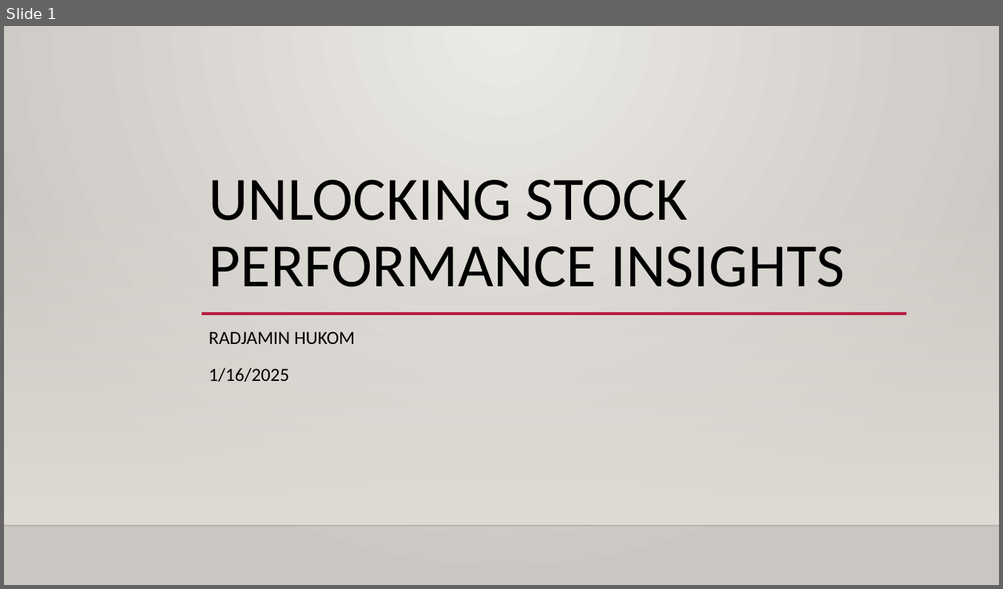
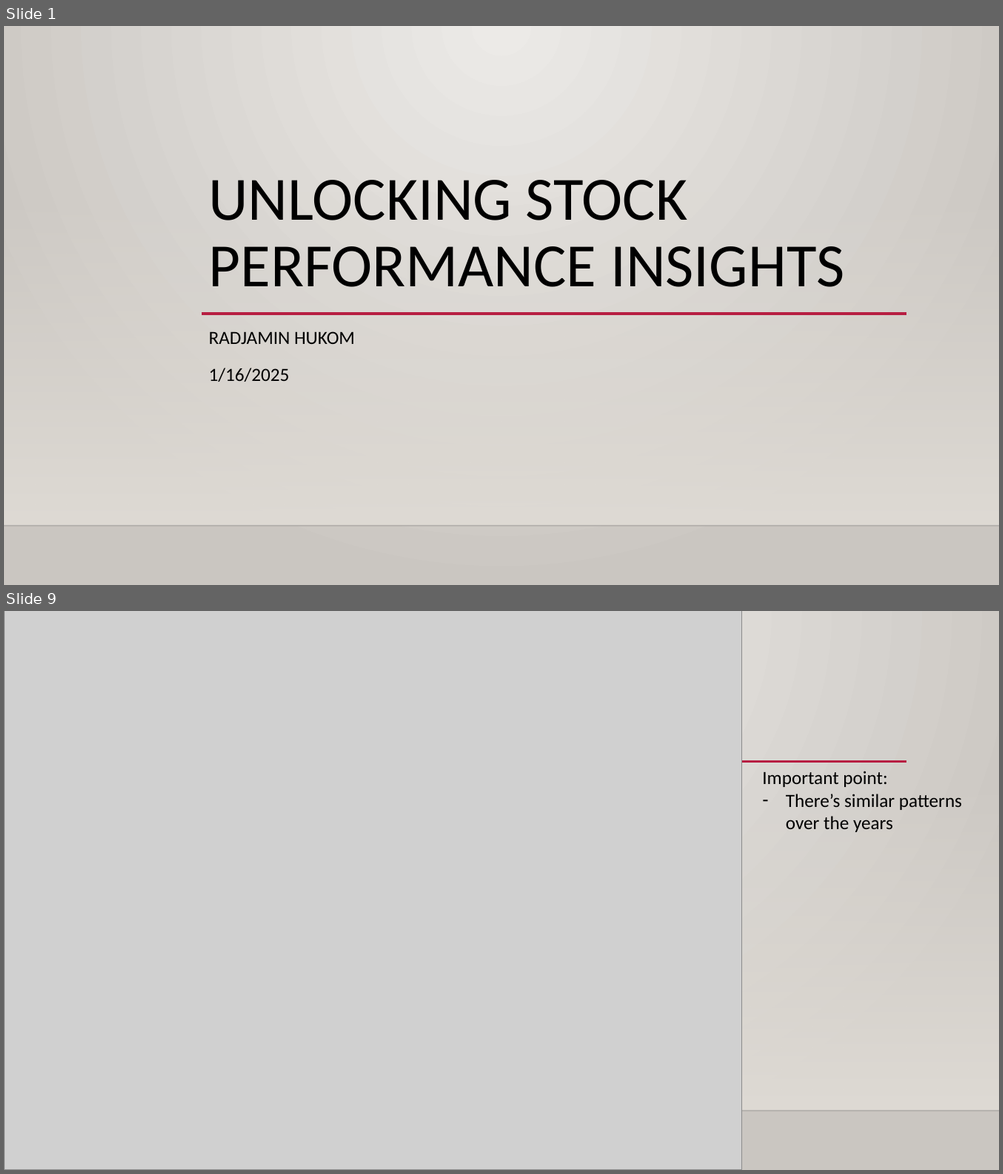
Before and after one commit to Iingxaki/Key-Financial-Indicators-Stock-Forecasting-DS450, a slide deck: Unlocking Stock Performance Insights.pptx. Shown one above the other, each under a label of ours: slide 1 before the commit, slides 1 and 9 after it; the slides between them are not shown. The pictures are 1003x589 and 1003x1174 pixels, drawn with LibreOffice and Linux fonts; fonts in the diff are those of the drawing; grey boxes stand for pictures; background and template pictures are left out. Boxes give left, top, right and bottom in pixels: in the first picture for what was removed or moved away, otherwise in the second. Text is boxed around its words. In the diff, an @@ line names an element or a change of style, - is before the commit and + after.

```diff
--- a/Unlocking Stock Performance Insights.pptx
+++ b/Unlocking Stock Performance Insights.pptx
@@ slide 9 added at (4, 611, 999, 1170), background gradient #ECEAE7 to #CAC7C1; not listed: 2 template elements that a slide beside it also shows @@
@@ picture added at (4, 611, 742, 1170) @@
@@ line added from (122, 762) to (907, 762), #B71E42 2.5 pt @@
@@ text added at (762, 771, 962, 832), 18 pt, text #000000 @@
+Important point:
+– There’s similar patterns over the years
```
Also in this commit, not shown: 3 slides changed, 15 other slides added, 2 slides removed.
